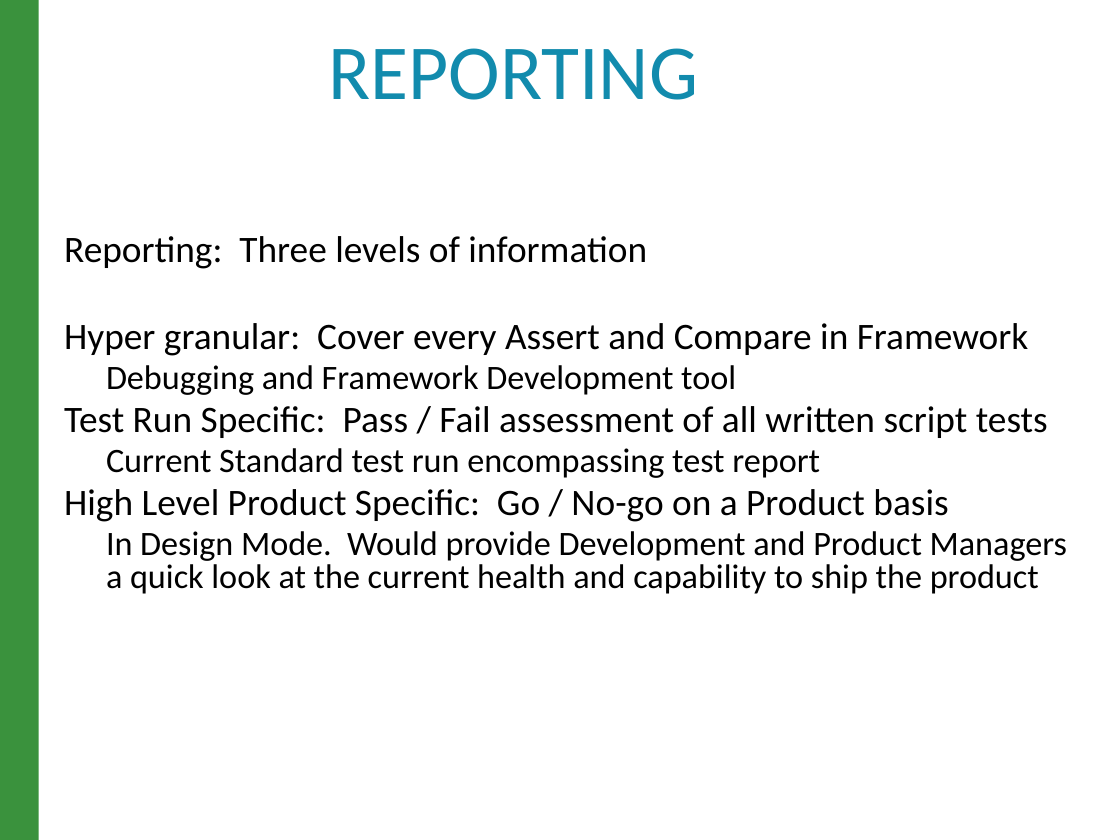
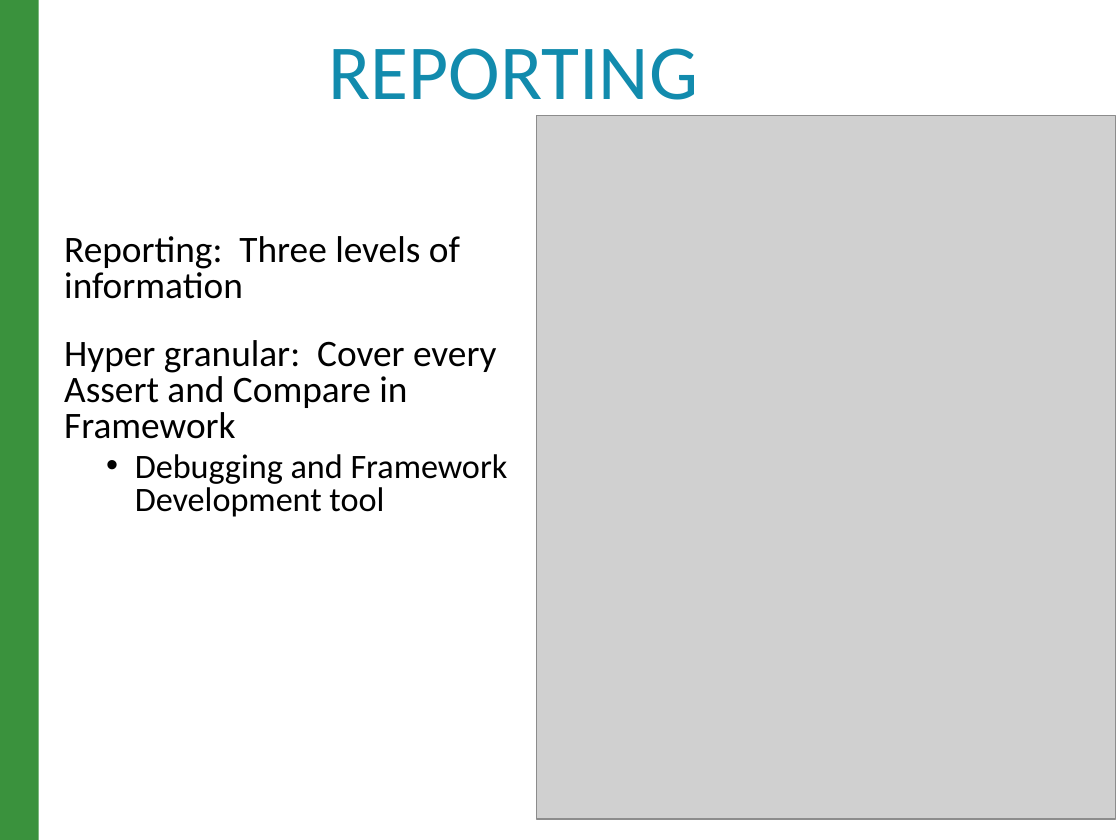
Before and after one commit to raghav9329/mainProf, a slide deck: slide 10 of CurrentWork_Delta/CX_StrategyPowerPoint.pptx (slide 9 before the commit). Drawn at 1120x840 pixels with LibreOffice and Linux fonts; fonts in the diff are those of the drawing; grey boxes stand for pictures. Boxes give left, top, right and bottom in pixels: in the first picture for what was removed or moved away, otherwise in the second. Text is boxed around its words. In the diff, an @@ line names an element or a change of style, - is before the commit and + after.

```diff
--- a/CurrentWork_Delta/CX_StrategyPowerPoint.pptx
+++ b/CurrentWork_Delta/CX_StrategyPowerPoint.pptx
@@ picture added at box(536, 115, 1116, 819) @@
@@ text at box(64, 406, 1067, 594): paragraphs removed @@
-Test Run Specific: Pass / Fail assessment of all written script tests
-  Current Standard test run encompassing test report
-High Level Product Specific: Go / No-go on a Product basis
-  In Design Mode. Would provide Development and Product Managers a quick look at the current health and capability to ship the product
@@ text at box(135, 454, 508, 517): bullet none to • @@
```
Also in this commit, not shown: 8 other slides changed, 5 slides added, 3 slides removed, 9 other files.
